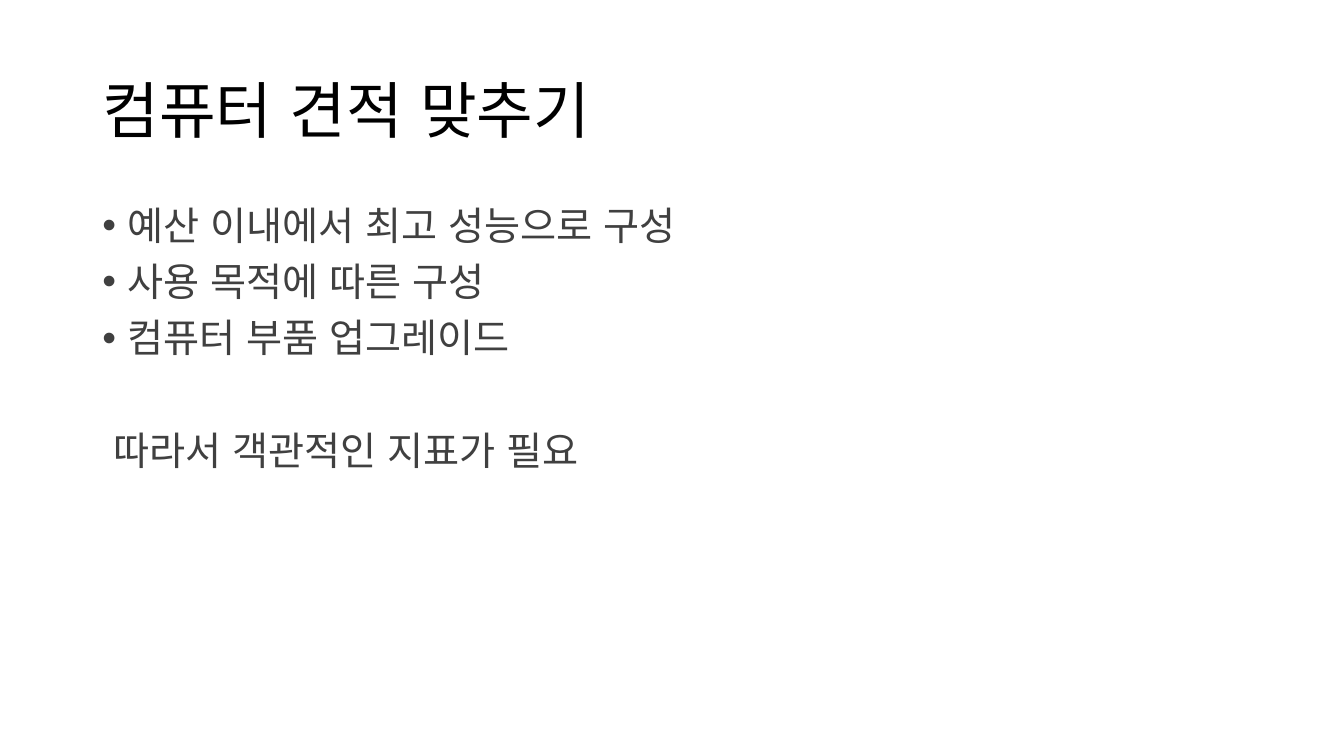
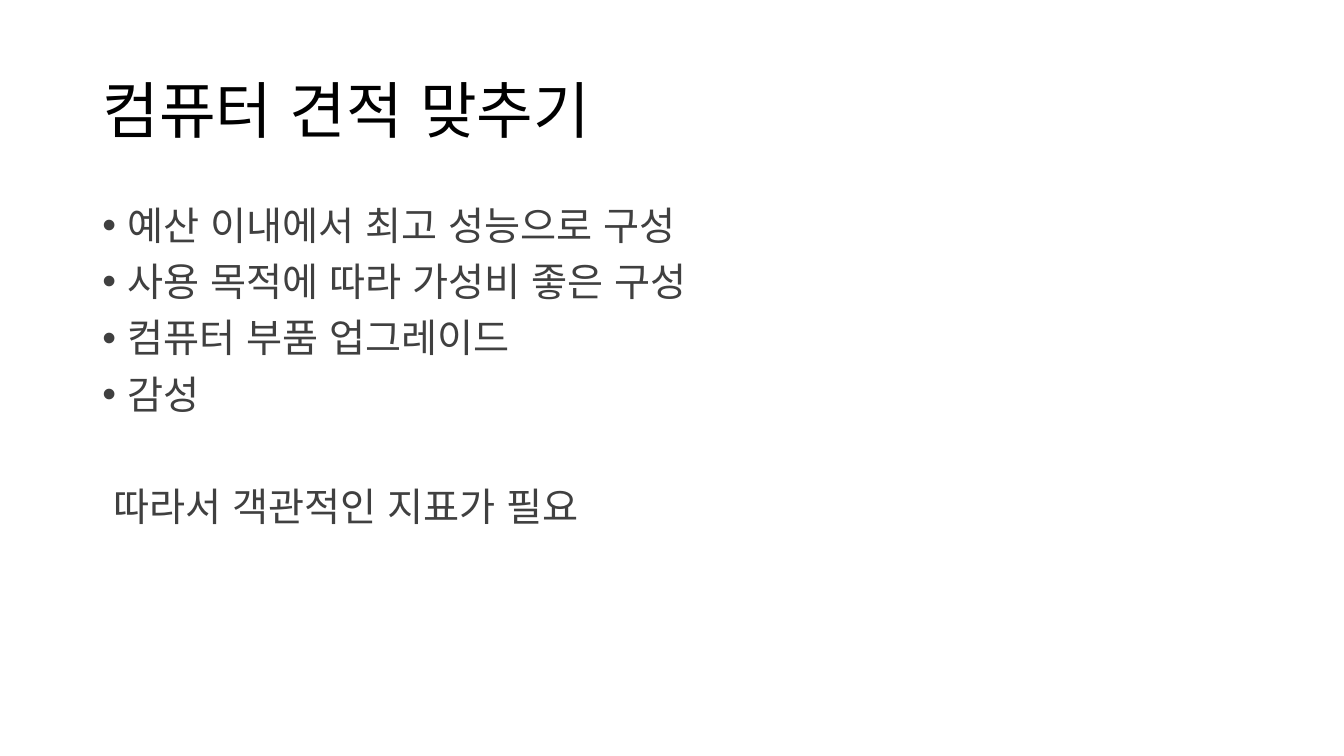
Before and after one commit to yeomyeom/Data-structure-Design, a slide deck: slide 2 of 자료/자료구조설계 개인 프로젝트_조립 PC 견적 추천 프로그램_solutuion.pptx. Drawn at 1344x756 pixels with LibreOffice and Linux fonts; fonts in the diff are those of the drawing; background and template pictures are left out. Boxes give left, top, right and bottom in pixels: in the first picture for what was removed or moved away, otherwise in the second. Text is boxed around its words. In the diff, an @@ line names an element or a change of style, - is before the commit and + after.

```diff
--- a/자료/자료구조설계 개인 프로젝트_조립 PC 견적 추천 프로그램_solutuion.pptx
+++ b/자료/자료구조설계 개인 프로젝트_조립 PC 견적 추천 프로그램_solutuion.pptx
@@ text at (128, 263, 687, 300): text changed @@
-• 사용 목적에 따른 구성
+• 사용 목적에 따라 가성비 좋은 구성
@@ text at (128, 376, 200, 412): paragraph added @@
+• 감성
```
Also in this commit, not shown: 4 other slides changed, 20 slides added.
